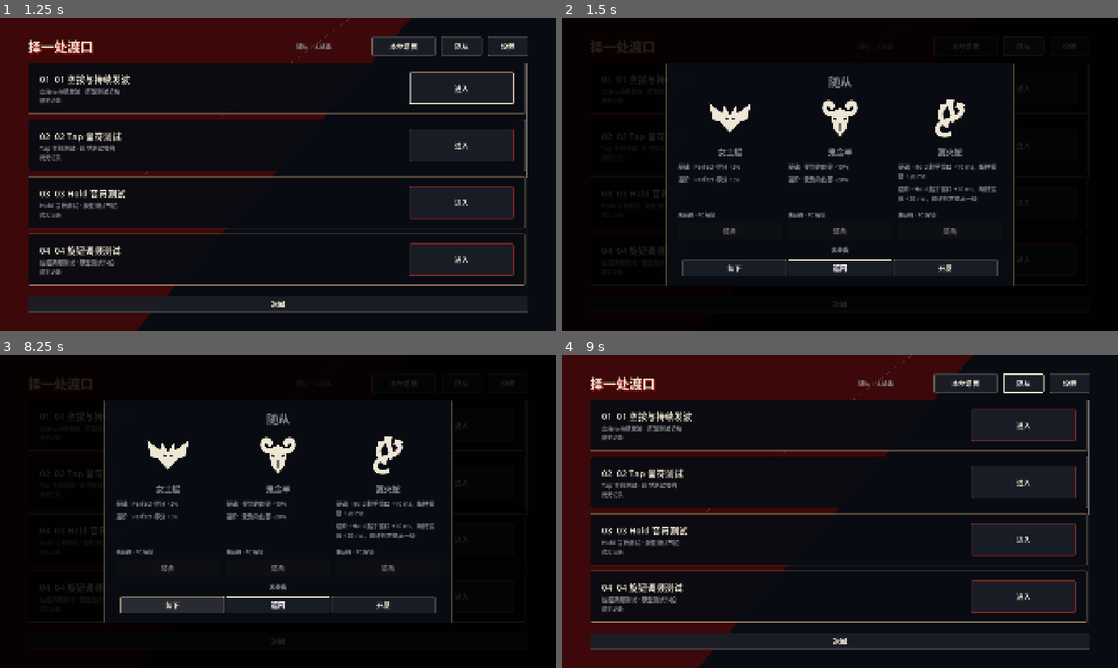
Above: before the commit, frames 1-4 (two rows, left to right).
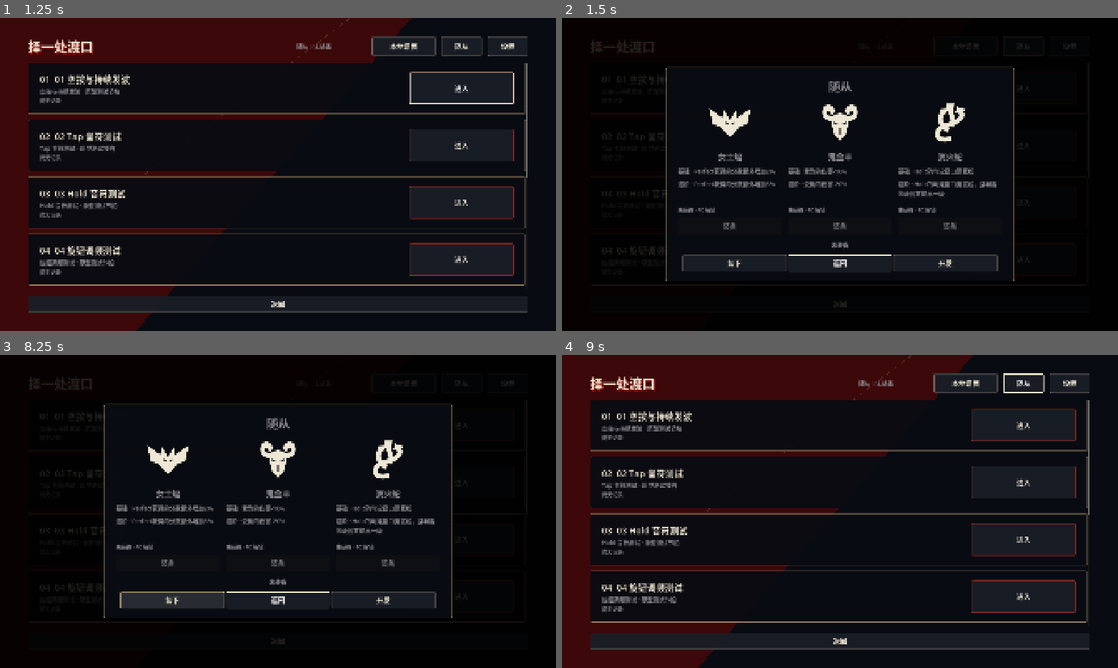
Above: after the commit, the same moments.

Repository: Hourglass5177/WaveNoMore
Game: Godot game, scene res://scenes/app/app_main.tscn
Two runs of this game, one before a commit and one after it. Both use one fixed random seed, a clock stepped at 60 frames per second and the inputs below.
Inputs:
- Up to frame 1 (1.25 s): click "开始渡河" at 0.5 s
- Up to frame 2 (1.5 s): click "随从" at 1.25 s
- Up to frame 3 (8.25 s): click "本地谱面" at 2 s; click "设置" at 2.75 s; click "进入" at 3.5 s; click "进入" at 4.25 s; click "进入" at 5 s; click "进入" at 5.75 s; click "进入" at 6.5 s; click "返回" at 7.25 s; click "卸下" at 8 s
- Up to frame 4 (9 s): click "返回" at 8.75 s

Frame 1 is identical in both runs. In frame 2, 5.2% of the frame differs, in the area x 18-82%, y 14-86%; in frame 3, 5.7%; in frame 4, nothing differs.

Commit message:
优化手柄目录滚动与弹窗焦点并恢复随从技能原文

Diff:
--- a/content/pets/pet_gui_jin_yang.tres
+++ b/content/pets/pet_gui_jin_yang.tres
@@ -16,8 +16,8 @@
 script = ExtResource("1")
 pet_id = "gui_jin_yang"
 display_name = "鬼金羊"
-base_description = "受到的伤害 -10%"
-advanced_description = "受到的伤害 -20%"
+base_description = "受到的伤害-10%"
+advanced_description = "受到的伤害-20%"
 base_effect = SubResource("base")
 advanced_effect = SubResource("advanced")
 base_icon = ExtResource("3")
--- a/content/pets/pet_nu_tu_fu.tres
+++ b/content/pets/pet_nu_tu_fu.tres
@@ -16,8 +16,8 @@
 script = ExtResource("1")
 pet_id = "nu_tu_fu"
 display_name = "女土蝠"
-base_description = "Perfect 得分 +2%"
-advanced_description = "Perfect 得分 +3%"
+base_description = "Perfect获得的分数额外增加2%"
+advanced_description = "Perfect获得的分数额外增加3%"
 base_effect = SubResource("base")
 advanced_effect = SubResource("advanced")
 base_icon = ExtResource("3")
--- a/content/pets/pet_yi_huo_she.tres
+++ b/content/pets/pet_yi_huo_she.tres
@@ -19,9 +19,8 @@
 script = ExtResource("1")
 pet_id = "yi_huo_she"
 display_name = "翼火蛇"
-description = "只影响普通 Hold。进阶在整条 Hold 结算时提高一级，Miss 可升为 Pass；失误伤害仍按实际情况结算。"
-base_description = "Hold 起手窗口 +10 ms，断持宽限 +20 ms"
-advanced_description = "Hold 起手窗口 +10 ms，断持宽限 +20 ms，最终判定提高一级"
+base_description = "Hold的判定窗口更宽松"
+advanced_description = "Hold的判定窗口更宽松，且判定等级固定提高一级"
 base_effect = SubResource("base")
 advanced_effect = SubResource("advanced")
 base_icon = ExtResource("3")
--- a/src/app/app_main.gd
+++ b/src/app/app_main.gd
@@ -240,6 +240,8 @@
 	var previous_focus: Control = get_viewport().gui_get_focus_owner()
 	for child: Node in modal_host.get_children():
 		child.queue_free()
+	# 鼠标遮罩不会阻止方向键寻焦；弹窗期间整棵底层页面退出焦点导航。
+	screen_host.focus_behavior_recursive = Control.FOCUS_BEHAVIOR_DISABLED
 	var modal := scene.instantiate()
 	modal_host.add_child(modal)
 	# 平时 ModalHost 必须放过鼠标，关卡的左右鼠标点击才能进入输入单例；
@@ -249,6 +251,7 @@
 		modal.connect("close_requested", func() -> void:
 			modal.queue_free()
 			modal_host.mouse_filter = Control.MOUSE_FILTER_IGNORE
+			screen_host.focus_behavior_recursive = Control.FOCUS_BEHAVIOR_INHERITED
 			# 纯手柄操作时，弹窗关闭后把焦点还给打开弹窗前的按钮。
 			if is_instance_valid(previous_focus) and previous_focus.is_visible_in_tree():
 				previous_focus.grab_focus.call_deferred()
--- a/src/app/stage_select_screen.gd
+++ b/src/app/stage_select_screen.gd
@@ -14,6 +14,7 @@
 
 ## 关卡卡片的纵向容器；每次刷新会按内容目录重建。
 var _stage_list: VBoxContainer
+var _stage_scroll: ScrollContainer
 ## 标题栏中的当前装备随从摘要。
 var _pet_label: Label
 
@@ -64,14 +65,16 @@
 	settings.custom_minimum_size.x = 140
 	settings.pressed.connect(func() -> void: settings_requested.emit())
 	header.add_child(settings)
-	var scroll := ScrollContainer.new()
-	scroll.size_flags_vertical = Control.SIZE_EXPAND_FILL
-	scroll.horizontal_scroll_mode = ScrollContainer.SCROLL_MODE_DISABLED
-	column.add_child(scroll)
+	_stage_scroll = ScrollContainer.new()
+	# 手柄切换歌曲时，焦点与目录滚动同步；更换美术布局时也保留这一行为。
+	_stage_scroll.follow_focus = true
+	_stage_scroll.size_flags_vertical = Control.SIZE_EXPAND_FILL
+	_stage_scroll.horizontal_scroll_mode = ScrollContainer.SCROLL_MODE_DISABLED
+	column.add_child(_stage_scroll)
 	_stage_list = VBoxContainer.new()
 	_stage_list.size_flags_horizontal = Control.SIZE_EXPAND_FILL
 	_stage_list.add_theme_constant_override("separation", 18)
-	scroll.add_child(_stage_list)
+	_stage_scroll.add_child(_stage_list)
 	var back := Button.new()
 	back.text = "返回"
 	back.custom_minimum_size.x = 220
@@ -130,6 +133,8 @@
 		MingheUiStyle.style_button(play, unlocked)
 		play.pressed.connect(func() -> void: stage_selected.emit(stage.stage_id))
 		content.add_child(play)
+		# 焦点进入后露出整张歌曲卡片，包括歌曲名和成绩。
+		play.focus_entered.connect(func() -> void: _stage_scroll.ensure_control_visible.call_deferred(row))
 		if first_button == null and unlocked:
 			first_button = play
 	if first_button != null:
--- /dev/null
+++ b/tests/integration/pets/run_menu_navigation_tests.gd
@@ -0,0 +1,108 @@
+extends SceneTree
+## 用真实手柄事件检查长目录和覆盖式弹窗，不依赖鼠标移动焦点。
+var failures := 0
+var checks := 0
+
+func _initialize() -> void:
+	_run.call_deferred()
+
+func check(ok: bool, message: String) -> void:
+	checks += 1
+	if not ok:
+		failures += 1
+		printerr("FAIL ", message)
+
+func frames() -> void:
+	for i in 3:
+		await process_frame
+
+func joy(button: JoyButton) -> void:
+	for pressed in [true, false]:
+		var event := InputEventJoypadButton.new()
+		event.button_index = button
+		event.pressed = pressed
+		Input.parse_input_event(event)
+		await frames()
+
+func _run() -> void:
+	var catalog = root.get_node("ContentCatalog")
+	var saves = root.get_node("SaveService")
+	var old_catalog: ContentCatalogData = catalog.data
+	var old_save: Dictionary = saves.data
+	# 长目录只在内存中装配，测试期间不写玩家进度。
+	catalog.data = old_catalog.duplicate() as ContentCatalogData
+	catalog.data.stages = old_catalog.stages.duplicate()
+	for i in 14:
+		var entry := old_catalog.stages[0].duplicate() as StageDefinition
+		entry.stage_id = "navigation_%d" % i
+		entry.display_name = "目录滚动测试 %d" % i
+		catalog.data.stages.append(entry)
+	catalog._rebuild_indices()
+	saves.data = saves.default_data()
+	var app = load("res://scenes/app/app_main.tscn").instantiate()
+	root.add_child(app)
+	await frames()
+	root.get_node("AppRouter").navigate(&"stage_select")
+	await frames()
+	var page = app._current_screen
+	var buttons: Array[Node] = page._stage_list.find_children("*", "Button", true, false)
+	var scroll: ScrollContainer = page._stage_list.get_parent()
+	buttons[0].grab_focus()
+	for i in 8:
+		await joy(JOY_BUTTON_DPAD_DOWN)
+		check(root.gui_get_focus_owner() == buttons[i + 1], "方向键连续向下选择歌曲 %d" % i)
+	check(scroll.scroll_vertical > 0, "手柄下切带动目录滚动")
+	var focused: Control = root.gui_get_focus_owner()
+	check(scroll.get_global_rect().encloses(focused.get_global_rect()), "当前歌曲按钮保持完整可见")
+	await screenshot("menu-scroll")
+	for i in 8:
+		await joy(JOY_BUTTON_DPAD_UP)
+	check(root.gui_get_focus_owner() == buttons[0] and scroll.scroll_vertical == 0, "向上选择回到目录顶部")
+	var opener: Button
+	for node in page.find_children("*", "Button", true, false):
+		if node.text == "随从": opener = node
+	opener.grab_focus()
+	opener.pressed.emit()
+	await frames()
+	var modal = app.modal_host.get_child(0)
+	for button in [JOY_BUTTON_DPAD_DOWN, JOY_BUTTON_DPAD_UP, JOY_BUTTON_DPAD_LEFT, JOY_BUTTON_DPAD_RIGHT]:
+		for i in 5:
+			await joy(button)
+			check(modal.is_ancestor_of(root.gui_get_focus_owner()), "随从弹窗方向导航不进入底层选关")
+	await screenshot("modal-focus")
+	# 重建卡片和显示开发按钮后仍然只在弹窗中寻焦。
+	for pet: PetDefinition in catalog.data.pets:
+		saves.data.pets[pet.pet_id] = {"owned": true, "advanced": false}
+	modal._build_list()
+	if modal._debug_panel != null: modal._debug_panel.show()
+	await frames()
+	for i in 12:
+		await joy(JOY_BUTTON_DPAD_DOWN)
+		check(modal.is_ancestor_of(root.gui_get_focus_owner()), "动态内容不破坏弹窗焦点范围")
+	await joy(JOY_BUTTON_B)
+	await frames()
+	check(app._current_screen == page, "取消弹窗不会同时触发底层返回")
+	check(root.gui_get_focus_owner() == opener, "关闭后回到打开弹窗的按钮")
+	buttons[0].grab_focus()
+	await joy(JOY_BUTTON_DPAD_DOWN)
+	check(root.gui_get_focus_owner() == buttons[1], "关闭弹窗后恢复目录导航")
+	var expected := [
+		["Perfect获得的分数额外增加2%", "Perfect获得的分数额外增加3%"],
+		["受到的伤害-10%", "受到的伤害-20%"],
+		["Hold的判定窗口更宽松", "Hold的判定窗口更宽松，且判定等级固定提高一级"],
+	]
+	for i in 3:
+		check(catalog.data.pets[i].base_description == expected[i][0] and catalog.data.pets[i].advanced_description == expected[i][1], "技能描述保留策划原文")
+	app.queue_free()
+	await frames()
+	catalog.data = old_catalog
+	catalog._rebuild_indices()
+	catalog._discover_stage_packages()
+	saves.data = old_save
+	print("MENU NAVIGATION TESTS: %d checks, %d failures" % [checks, failures])
+	quit(1 if failures else 0)
+
+func screenshot(name: String) -> void:
+	if DisplayServer.get_name() == "headless": return
+	await RenderingServer.frame_post_draw
+	root.get_texture().get_image().save_png("res://builds/pet-review/%s.png" % name)
--- a/tests/run_all.gd
+++ b/tests/run_all.gd
@@ -12,6 +12,7 @@
 	"res://tests/integration/art/run_art_tests.gd",
 	"res://tests/integration/save/run_save_tests.gd",
 	"res://tests/integration/pets/run_pet_tests.gd",
+	"res://tests/integration/pets/run_menu_navigation_tests.gd",
 	"res://tests/integration/input/run_input_replay_v3_tests.gd",
 	"res://tests/integration/stage/run_stage_runtime_tests.gd",
 	"res://tests/integration/app_flow/run_app_flow_smoke.gd",
Not shown, added: tests/integration/pets/run_menu_navigation_tests.gd.uid
Not shown, changed: docs/pet-system.md
Not shown, changed: docs/pet-validation.md
